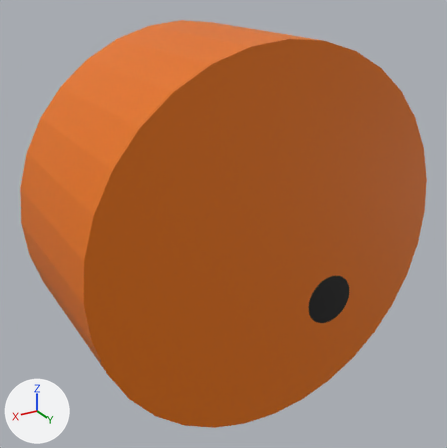
Two versions of the FBX model Assets/Model/chasu.fbx, one commit apart.
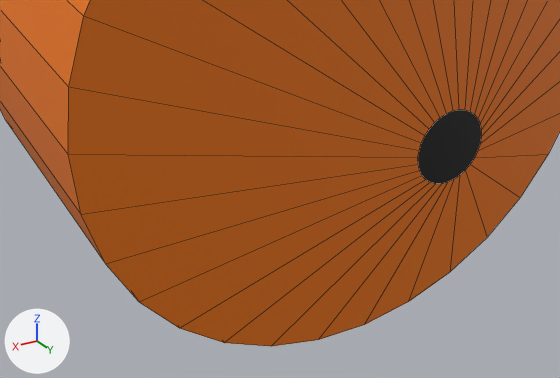
Each version is shown whole from a camera (50 mm lens) standing at (1.65, 2.71, 1.32) and looking at (0.02, -0.01, -0.04), then close up on the part from 9% to 89% of the width and 46% to 100% of the height. The axes (+X, +Y, +Z) are drawn at lower left. The lights are the same throughout. The close-ups show mesh edges as thin lines. Where no turn or scale is listed for an object, it has been applied to the vertices.

The older version as bpy lines, for what is in view:
```python
me_circle = bpy.data.meshes.new('Circle')
me_circle.from_pydata(...)  # 226 vertices, 196 faces; spans x -1.0..1.0, y -1.0..0.0, z -1.01..1.0
# faces by material slot: [128, 1, 1, 33, 33]
me_circle.materials.append(mat_material_001)  # orange #e77300
me_circle.materials.append(mat_material_002)  # picture img_безымянный_png
me_circle.materials.append(mat_material_005)  # black #000000
me_circle.materials.append(mat_material_004)  # yellow #dbe700
me_circle.materials.append(mat_material_003)  # yellow #dbe700
# before: 225 (0.62, -0.67, -1.01)
ob_circle = bpy.data.objects.new('Circle', me_circle)
ob_circle.location = (0.0, 0.5, 0.0)
```
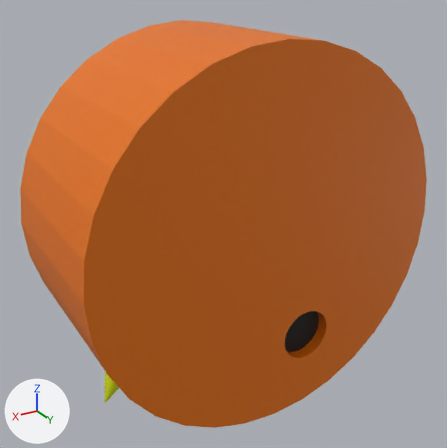
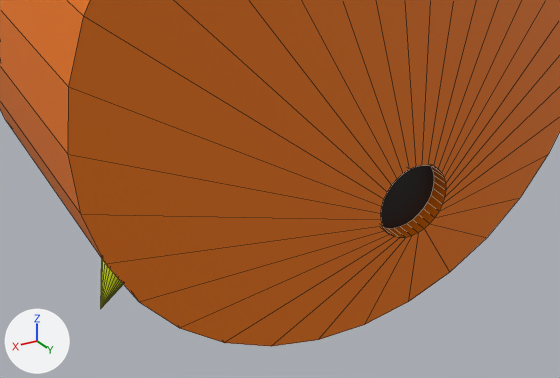
Changed parts and their boxes (x1, y1, x2, y2) in the close-ups (560 x 378 px; the box of a moved part takes in the faces that stretch with it):
part 1 of me_circle, built on
    both: (69, 0, 560, 344)
part 2 of me_circle, moved or reshaped (not visible before)
    after: (100, 258, 123, 309)

The change in detail:
me_circle is used by ob_circle; location (0.0, 0.5, 0.0).
Verts and faces of me_circle; kept vertices keep their numbers, new ones are numbered from 226.
me_circle had 226 vertices, 196 faces and spanned x -1.0..1.0, y -1.0..0.0, z -1.01..1.0.
me_circle now has 258 vertices, 228 faces and spans x -1.0..1.0, y -1.0..0.0, z -1.09..1.0.
Part 1, on me_circle:
1 face is deleted.
22 vertices in x -0.48..-0.2, y 0.0, z -0.52..-0.24 move by (0.15, 0.0, -0.17).
6 vertices in x -0.48..-0.2, y 0.0, z -0.49..-0.32 move by (0.15, 0.0, -0.18).
4 vertices in x -0.39..-0.28, y 0.0, z -0.51..-0.25 move by (0.14, 0.0, -0.17).
32 new vertices lie (0.0, -0.07, 0.0) away from vertices in x -0.48..-0.2, y 0.0, z -0.52..-0.24.
32 new faces join them, mat_material_001 (orange #e77300).
1 new face joins them, mat_material_005 (black #000000).
Part 2, on me_circle:
Vertex 225 moves to (0.74, -0.67, -1.09), pixel (100, 309).
